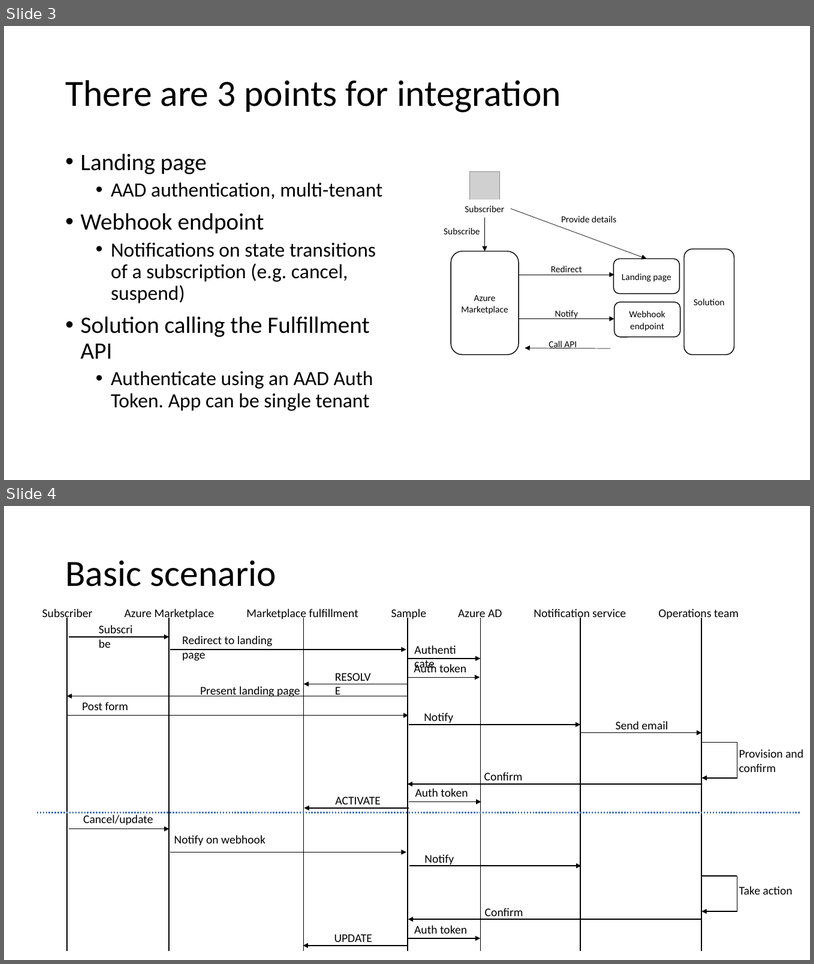
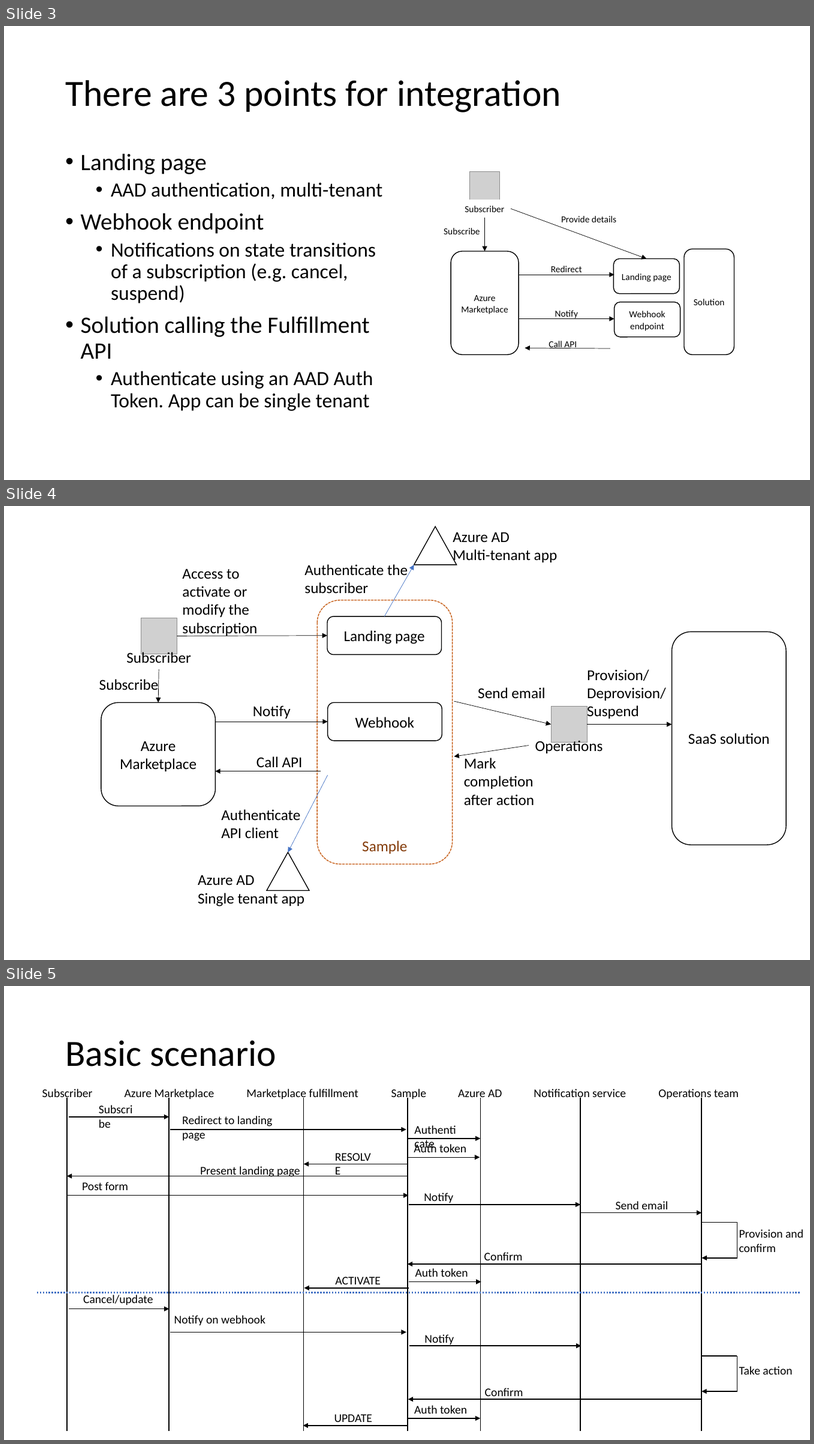
Before and after one commit to Ercenk/ContosoAMPBasic, a slide deck: Docs/Azure Marketplace SaaS Integration overview.pptx. Shown one above the other, each under a label of ours: slides 3 and 4 before the commit, slides 3, 4 and 5 after it. The pictures are 814x964 and 814x1444 pixels, drawn with LibreOffice and Linux fonts; fonts in the diff are those of the drawing; grey boxes stand for pictures. Boxes give left, top, right and bottom in pixels: in the first picture for what was removed or moved away, otherwise in the second. Text is boxed around its words. In the diff, an @@ line names an element or a change of style, - is before the commit and + after.

```diff
--- a/Docs/Azure Marketplace SaaS Integration overview.pptx
+++ b/Docs/Azure Marketplace SaaS Integration overview.pptx
@@ slide 4 added at [4, 506, 810, 960], background #FFFFFF @@
@@ triangle added at [414, 526, 456, 565], outline #000000 1 pt @@
@@ text added at [453, 532, 558, 564], 18 pt, text #000000 @@
+Azure AD
+Multi-tenant app
@@ text added at [182, 568, 257, 636], 18 pt, text #000000 @@
+Access to activate or modify the subscription
@@ text added at [305, 564, 408, 594], 18 pt, text #000000 @@
+Authenticate the subscriber
@@ arrow added from (384, 616) to (414, 565), #4472C4 0.5 pt @@
@@ rounded rectangle added at [317, 600, 453, 864], outline #C55A11 1 pt dashed, 18 pt, text #843C0B @@
+Sample
@@ picture added at [141, 618, 177, 654] @@
@@ rounded rectangle added at [327, 616, 442, 654], outline #000000 1 pt, 18 pt, text #000000 @@
+Landing page
@@ arrow added from (177, 636) to (327, 636), #000000 0.5 pt @@
@@ rounded rectangle added at [672, 632, 787, 845], outline #000000 1 pt, 18 pt, text #000000 @@
+SaaS solution
@@ text added at [126, 650, 191, 663], 18 pt, text #000000 @@
+Subscriber
@@ text added at [99, 678, 159, 694], 18 pt, text #000000 @@
+Subscribe
@@ arrow added from (159, 669) to (158, 703), #000000 0.5 pt @@
@@ text added at [587, 669, 666, 720], 18 pt, text #000000 @@
+Provision/
+Deprovision/
+Suspend
@@ rounded rectangle added at [101, 703, 216, 806], outline #000000 1 pt, 18 pt, text #000000 @@
+Azure Marketplace
@@ rounded rectangle added at [327, 703, 442, 741], outline #000000 1 pt, 18 pt, text #000000 @@
+Webhook
@@ arrow added from (455, 702) to (551, 724), #000000 0.5 pt @@
@@ text added at [478, 687, 545, 699], 18 pt, text #000000 @@
+Send email
@@ arrow added from (216, 721) to (327, 721), #000000 0.5 pt @@
@@ text added at [253, 705, 291, 718], 18 pt, text #000000 @@
+Notify
@@ picture added at [551, 706, 588, 742] @@
@@ text added at [536, 738, 603, 753], 18 pt, text #000000 @@
+Operations
@@ arrow added from (588, 724) to (672, 724), #000000 0.5 pt @@
@@ text added at [257, 756, 303, 771], 18 pt, text #000000 @@
+Call API
@@ arrow added from (529, 745) to (455, 756), #000000 0.5 pt @@
@@ text added at [464, 757, 534, 805], 18 pt, text #000000 @@
+Mark completion after action
@@ arrow added from (321, 771) to (216, 771), #000000 0.5 pt @@
@@ arrow added from (327, 775) to (288, 852), #4472C4 0.5 pt @@
@@ text added at [221, 809, 300, 838], 18 pt, text #000000 @@
+Authenticate API client
@@ triangle added at [267, 852, 309, 890], outline #000000 1 pt @@
@@ text added at [198, 874, 305, 906], 18 pt, text #000000 @@
+Azure AD
+Single tenant app
@@ what was slide 4 is now slide 5 @@
```
Also in this commit, not shown: 3 other files.
